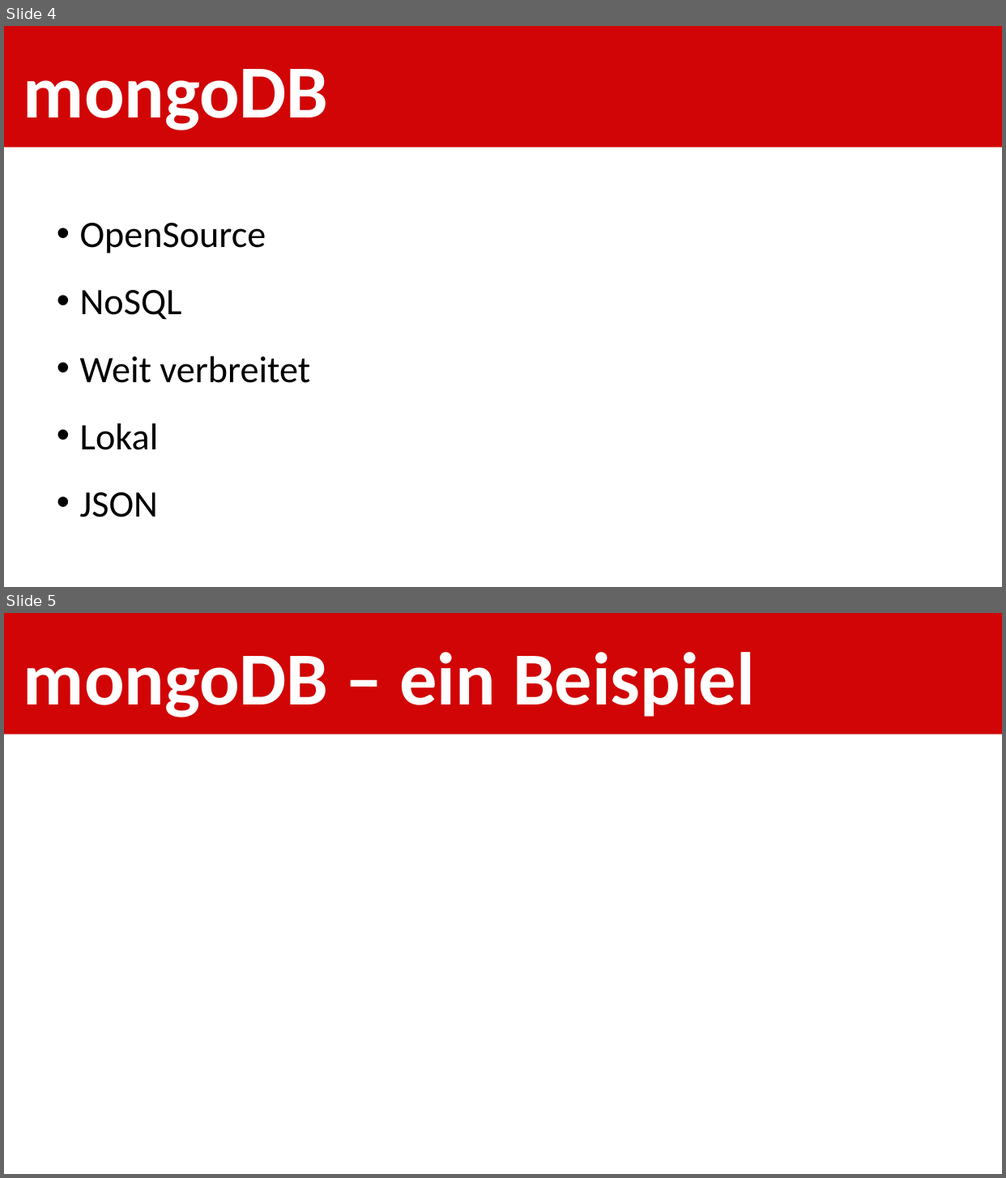
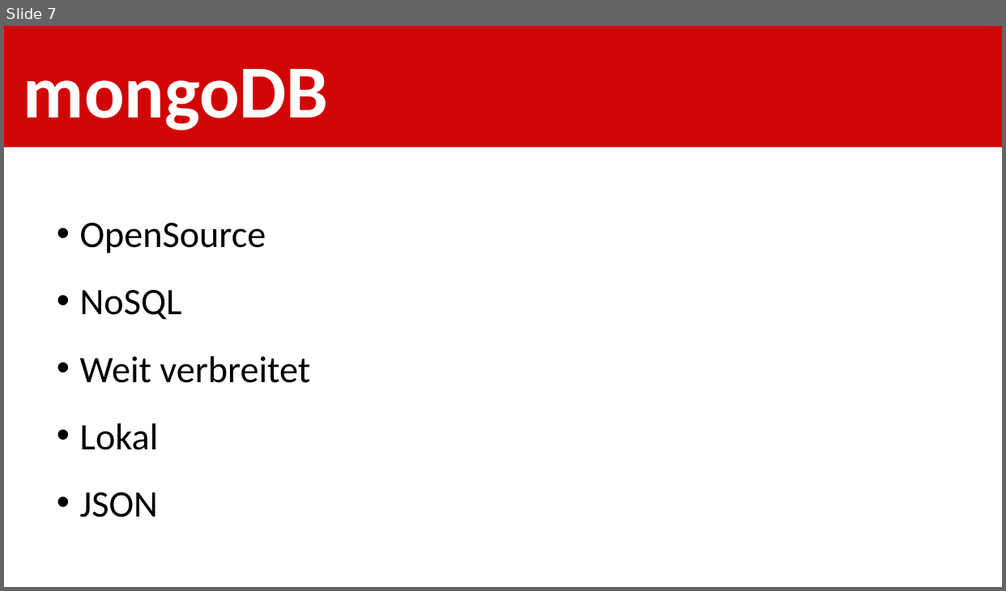
Before and after one commit to shylux/ch.bfh.bti7081.s2015.rot, a slide deck: doc/task09/Softwarearchitektur.pptx. Shown one above the other, each under a label of ours: slides 4 and 5 before the commit, slide 7 after it. The pictures are 1006x1178 and 1006x591 pixels, drawn with LibreOffice and Linux fonts; fonts in the diff are those of the drawing. Boxes give left, top, right and bottom in pixels: in the first picture for what was removed or moved away, otherwise in the second. Text is boxed around its words. In the diff, an @@ line names an element or a change of style, - is before the commit and + after.

```diff
--- a/doc/task09/Softwarearchitektur.pptx
+++ b/doc/task09/Softwarearchitektur.pptx
@@ slide 5 removed at [4,613,1002,1174], background #FFFFFF @@
@@ rectangle removed at [4,613,1002,735] @@
@@ title removed at [23,652,755,717] @@
-mongoDB – ein Beispiel
@@ what was slide 4 is now slide 7 @@
```
Also in this commit, not shown: 1 slide changed, 1 slide added, 1 other file.
